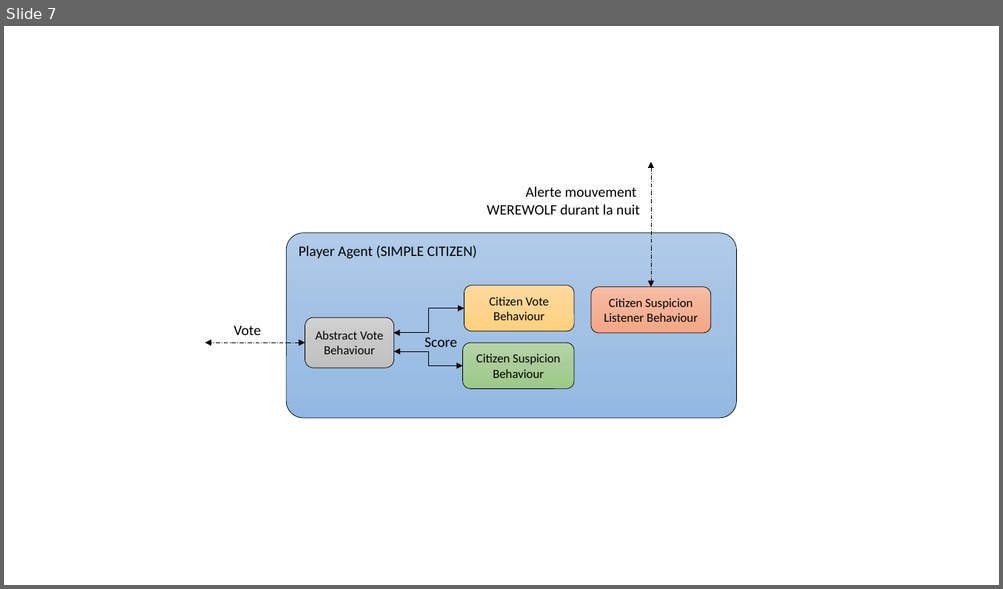
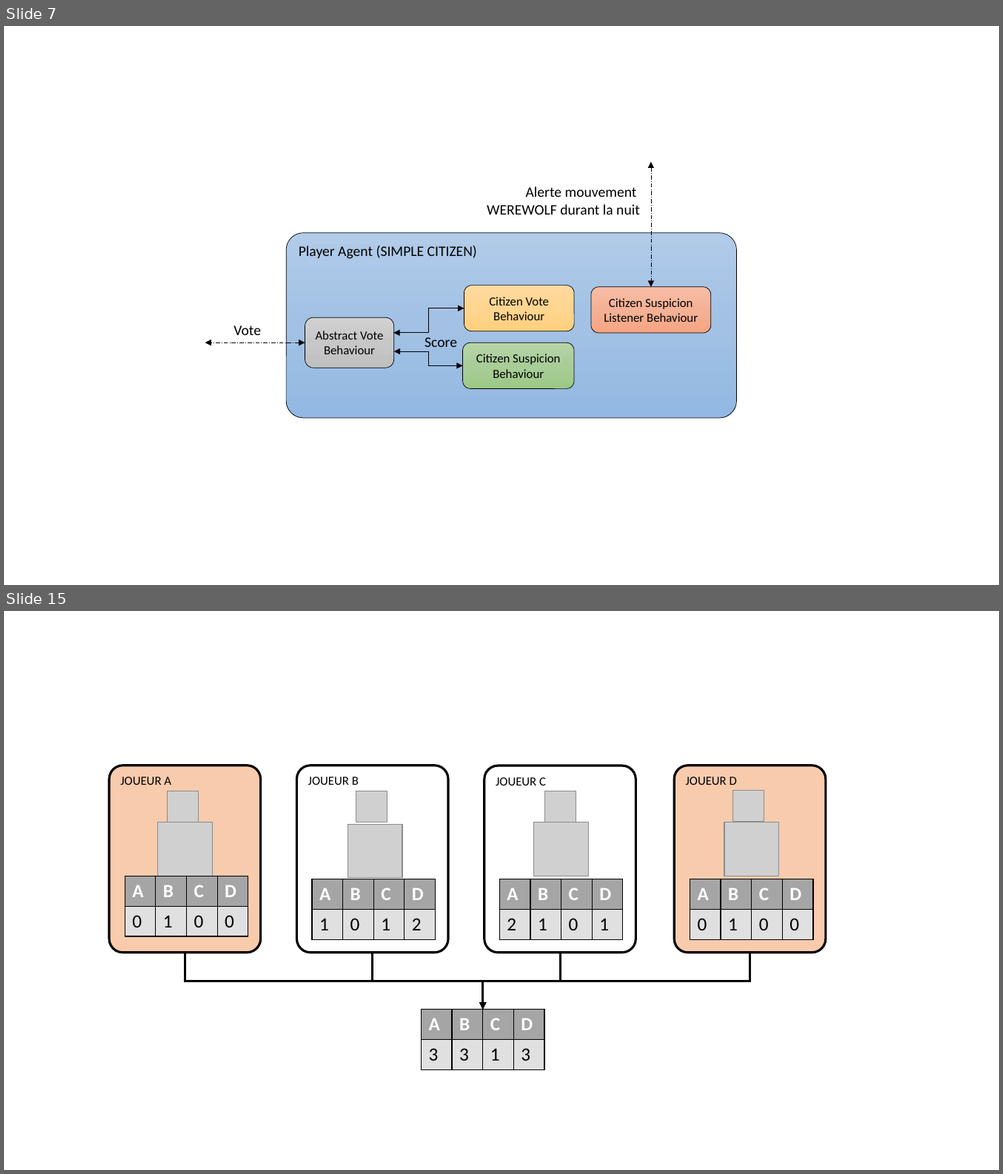
Before and after one commit to konamdav/Loup-Garou, a slide deck: Soutenance.pptx. Shown one above the other, each under a label of ours: slide 7 before the commit, slides 7 and 15 after it; the slides between them are not shown. The pictures are 1003x589 and 1003x1174 pixels, drawn with LibreOffice and Linux fonts; fonts in the diff are those of the drawing; grey boxes stand for pictures; background and template pictures are left out. Boxes give left, top, right and bottom in pixels: in the first picture for what was removed or moved away, otherwise in the second. Text is boxed around its words. In the diff, an @@ line names an element or a change of style, - is before the commit and + after.

```diff
--- a/Soutenance.pptx
+++ b/Soutenance.pptx
@@ slide 15 added at (x1=4, y1=611, x2=999, y2=1170), background picture (left out) @@
@@ rounded rectangle added at (x1=109, y1=766, x2=261, y2=953), fill #F8CBAD, outline #000000 2.25 pt, 12 pt, text #000000 @@
+JOUEUR A
@@ rounded rectangle added at (x1=296, y1=766, x2=448, y2=953), fill #FFFFFF, outline #000000 2.25 pt, 12 pt, text #000000 @@
+JOUEUR B
@@ rounded rectangle added at (x1=484, y1=766, x2=636, y2=953), fill #FFFFFF, outline #000000 2.25 pt, 12 pt, text #000000 @@
+JOUEUR C
@@ rounded rectangle added at (x1=674, y1=766, x2=825, y2=953), fill #F8CBAD, outline #000000 2.25 pt, 12 pt, text #000000 @@
+JOUEUR D
@@ picture added at (x1=168, y1=792, x2=199, y2=823) @@
@@ picture added at (x1=356, y1=792, x2=387, y2=823) @@
@@ picture added at (x1=544, y1=792, x2=575, y2=823) @@
@@ picture added at (x1=733, y1=791, x2=764, y2=822) @@
@@ picture added at (x1=158, y1=823, x2=212, y2=877) @@
@@ picture added at (x1=348, y1=824, x2=402, y2=878) @@
@@ picture added at (x1=534, y1=823, x2=588, y2=877) @@
@@ picture added at (x1=724, y1=823, x2=779, y2=877) @@
@@ table added at (x1=125, y1=876, x2=247, y2=936), 2 rows, 4 columns @@
+A | B | C | D
+0 | 1 | 0 | 0
@@ table added at (x1=312, y1=880, x2=435, y2=940), 2 rows, 4 columns @@
+A | B | C | D
+1 | 0 | 1 | 2
@@ table added at (x1=499, y1=880, x2=622, y2=940), 2 rows, 4 columns @@
+A | B | C | D
+2 | 1 | 0 | 1
@@ table added at (x1=690, y1=880, x2=812, y2=940), 2 rows, 4 columns @@
+A | B | C | D
+0 | 1 | 0 | 0
@@ elbow arrow added from (185, 953) to (483, 1009), #000000 2.25 pt @@
@@ elbow arrow added from (373, 953) to (483, 1009), #000000 2.25 pt @@
@@ elbow arrow added from (560, 953) to (483, 1009), #000000 2.25 pt @@
@@ elbow arrow added from (750, 953) to (483, 1009), #000000 2.25 pt @@
@@ table added at (x1=421, y1=1009, x2=543, y2=1069), 2 rows, 4 columns @@
+A | B | C | D
+3 | 3 | 1 | 3
```
Also in this commit, not shown: 1 slide changed, 8 other slides added, 50 other files.
